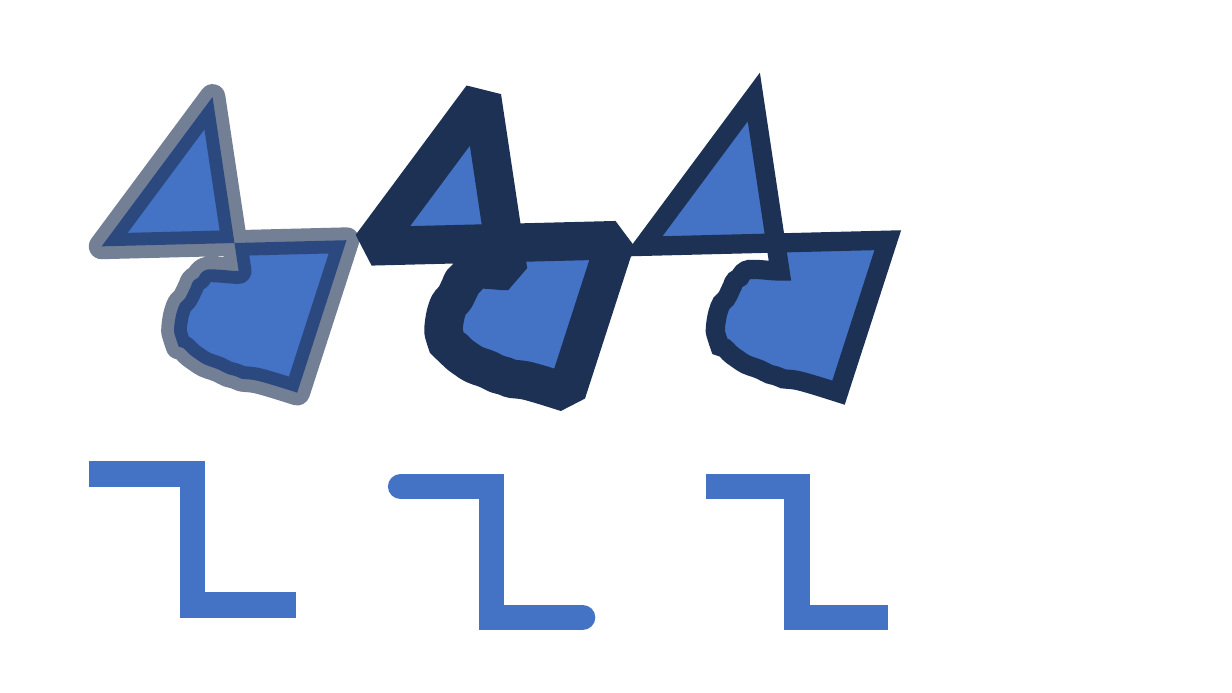
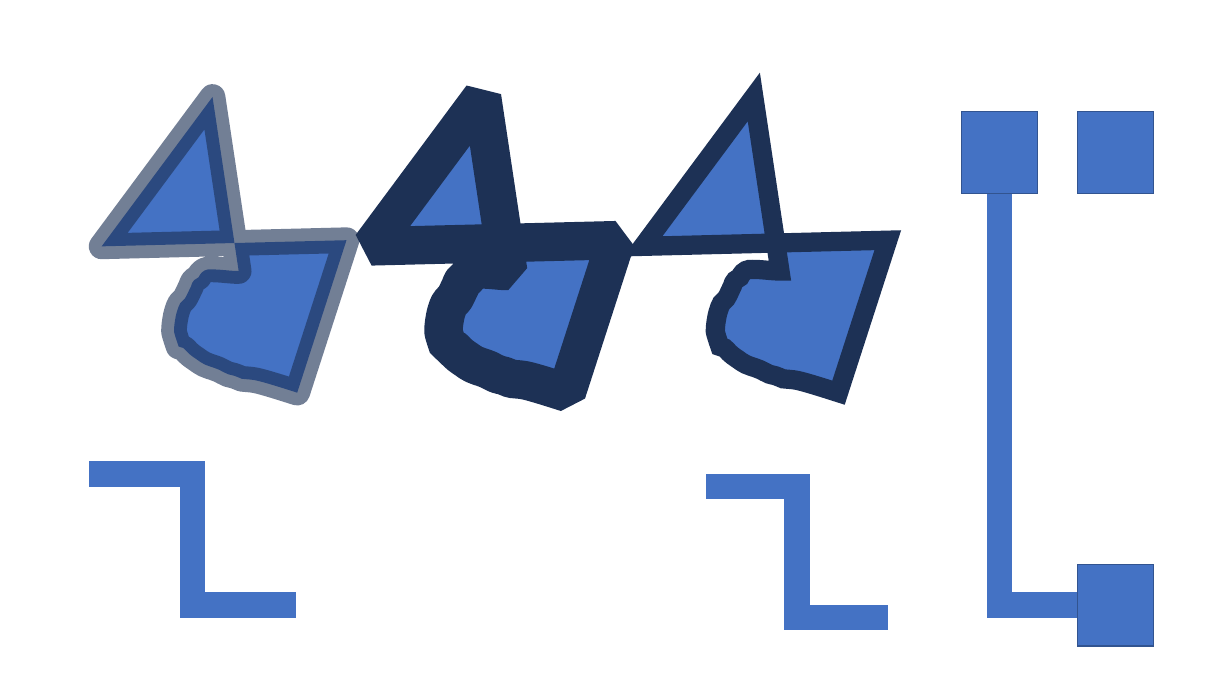
Before and after one commit to Howlcn1997/ooxml-parser, a slide deck: slide 10 of assets/ppt/simple.pptx. Drawn at 1232x693 pixels with LibreOffice and Linux fonts; fonts in the diff are those of the drawing. Boxes give left, top, right and bottom in pixels: in the first picture for what was removed or moved away, otherwise in the second. Text is boxed around its words. In the diff, an @@ line names an element or a change of style, - is before the commit and + after.

```diff
--- a/assets/ppt/simple.pptx
+++ b/assets/ppt/simple.pptx
@@ rectangle added at box(961, 112, 1038, 193), fill #4472C4, outline #325491 1 pt @@
@@ rectangle added at box(1078, 112, 1154, 193), fill #4472C4, outline #325491 1 pt @@
@@ elbow line moved from (401, 487) - (582, 617) to (1000, 193) - (1078, 605) @@
@@ rectangle added at box(1078, 565, 1154, 646), fill #4472C4, outline #325491 1 pt @@
```
Also in this commit, not shown: 8 other files.
